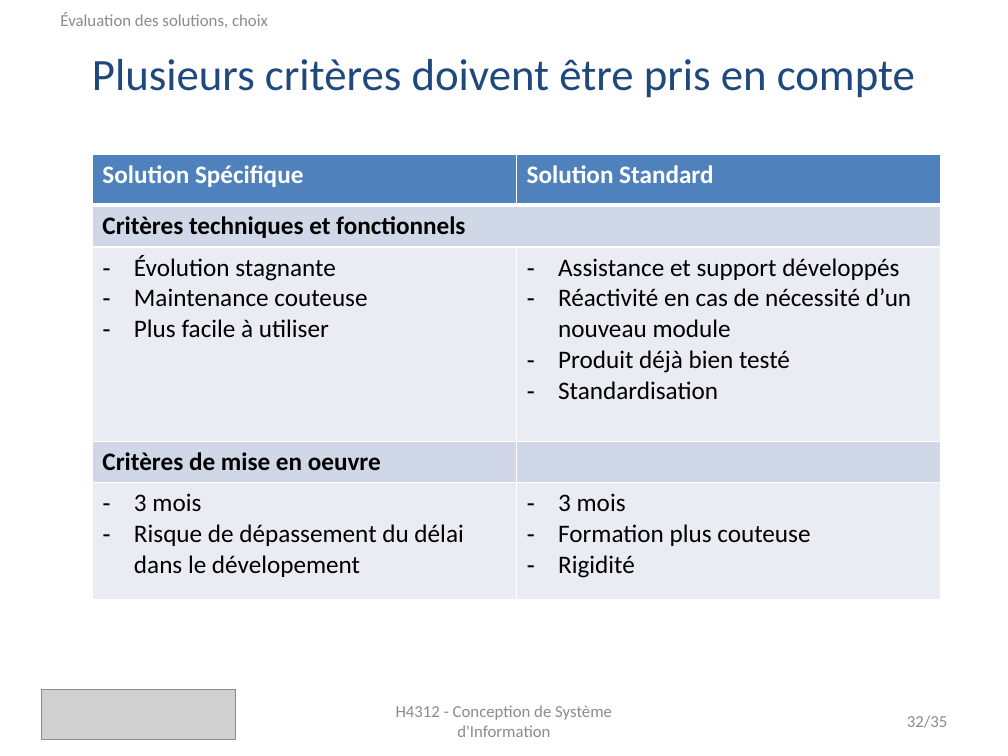
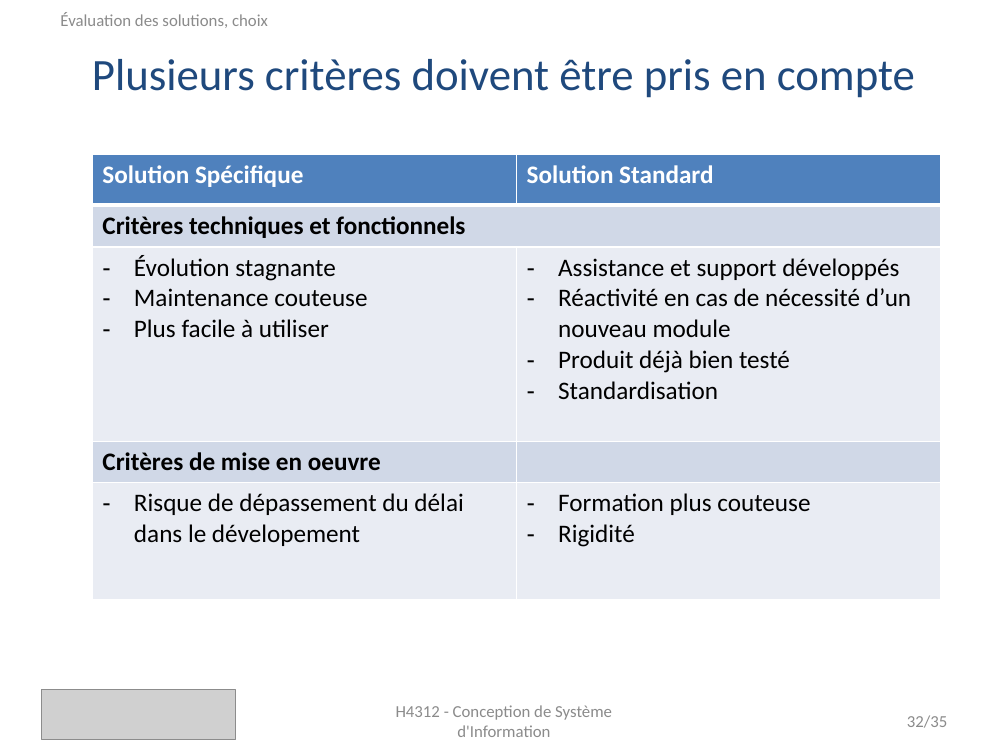
Before and after one commit to monicaGolumbeanu/GSTP, a slide deck: slide 32 of rapports/presentation/presentationFinale.pptx. Drawn at 1008x756 pixels with LibreOffice and Linux fonts; fonts in the diff are those of the drawing; grey boxes stand for pictures. Boxes give left, top, right and bottom in pixels: in the first picture for what was removed or moved away, otherwise in the second. Text is boxed around its words. In the diff, an @@ line names an element or a change of style, - is before the commit and + after.

```diff
--- a/rapports/presentation/presentationFinale.pptx
+++ b/rapports/presentation/presentationFinale.pptx
@@ table at bbox=[93, 154, 941, 596] @@
-row 5, column 1: 3 mois / Risque de dépassement du délai dans le dévelopement
+row 5, column 1: Risque de dépassement du délai dans le dévelopement
-row 5, column 2: 3 mois / Formation plus couteuse / Rigidité
+row 5, column 2: Formation plus couteuse / Rigidité
```
Also in this commit, not shown: 1 other slide changed, 1 other file.
